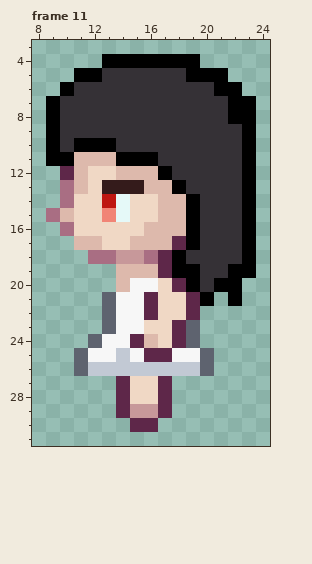
Pixel-art file, stored at _Data/BlackHair.aseprite. Above is the file before it was changed.
32x32 pixels, 11 frames. Shown: frame 11: x 8..24, y 3..31. The commit also changed other frames, which this record leaves out.
Now the later version:
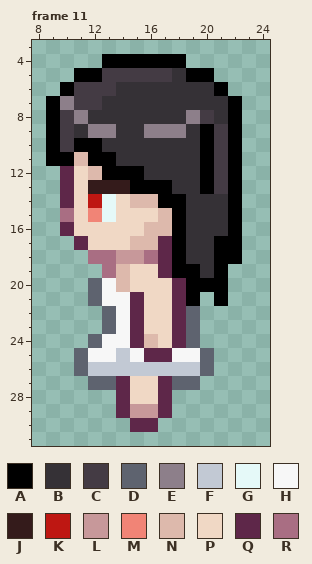
Palette (. is transparent): A #000000  B #353136  C #443b44  D #5e636f  E #8d7f8a  F #c2c9d4  G #e5f9f8  H #f7f7f7  J #341b1b  K #be1712  L #c7989a  M #f18476  N #ddb9ac  P #f0d8c5  Q #5e2749  R #a96e83
The commit says: 女主角左右移動素材第一版
Edits made:
Frame 11, layer "Layer 1":
y 4: x 19 A -> .
y 5: x 13..17 BBBBB -> CCCCC; x 21 A -> .
y 6: x 11..13 BBB -> CCC; x 22 A -> .
y 7: x 10..12 BBB -> ECC; x 23 A -> .
y 8: x 10..11 BB -> CE; x 19..20 BB -> EC; x 23 A -> .
y 9: x 10 B -> C; x 12..13 BB -> EE; x 16..18 BBB -> EEE; x 20..23 BBBA -> ACA.
y 10: x 10 B -> C; x 13 A -> B; x 20..23 BBBA -> ACA.
y 11: x 12..16 NNAAA -> AABBB; x 20..23 BBBA -> ACA.
y 12: x 11..17 NPPNNNA -> PNAAABB; x 20..23 BBBA -> ACA.
y 13: x 10..12 RNP -> QPJ; x 15..18 JNNA -> AAAB; x 20..23 BBBA -> ACA.
y 14: x 10 R -> Q; x 12..19 PKGPPNNA -> KGPNNAAB; x 22..23 BA -> A.
y 15: x 9..10 RN -> .R; x 12..14 PMG -> MGP; x 18..19 NA -> AB; x 22..23 BA -> A.
y 16: x 10 R -> Q; x 18..19 NA -> AB; x 22..23 BA -> A.
y 17: x 11..12 NN -> QP; x 17..19 NQA -> QAB; x 21..23 BBA -> AA.
y 18: x 21..23 BBA -> AA.
y 19: x 13 . -> R; x 15..16 NN -> PP; x 21..23 BAA -> A..
y 20: x 12..13 .. -> DH; x 15..16 HH -> PP; x 20 B -> A; x 22 A -> .
y 21: x 12..13 .D -> DH; x 15..16 HQ -> QP; x 18..22 PQA.A -> QA.A.
y 22: x 15..16 HQ -> QP; x 18..19 PQ -> QD
y 23: x 15 H -> Q
y 27: x 12..13 .. -> DD; x 18..19 .. -> DD
Boxes around the changes in both pictures, in picture pixels (x1, y1, x2, y2):
changed: (46, 54, 256, 334)
added: (88, 376, 116, 390)
added: (172, 376, 200, 390)
